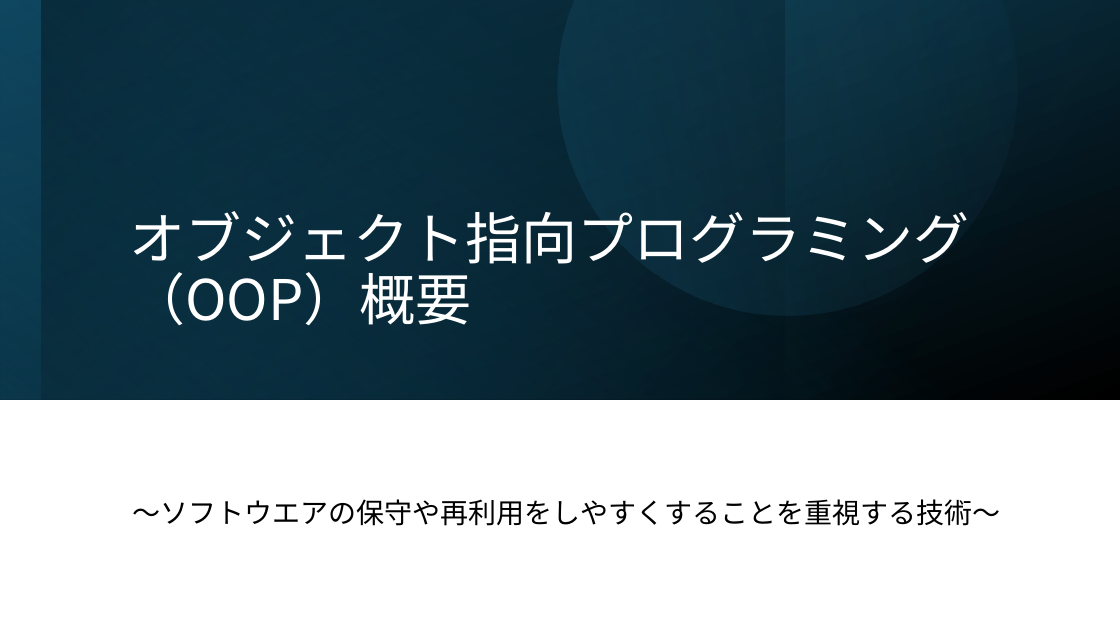
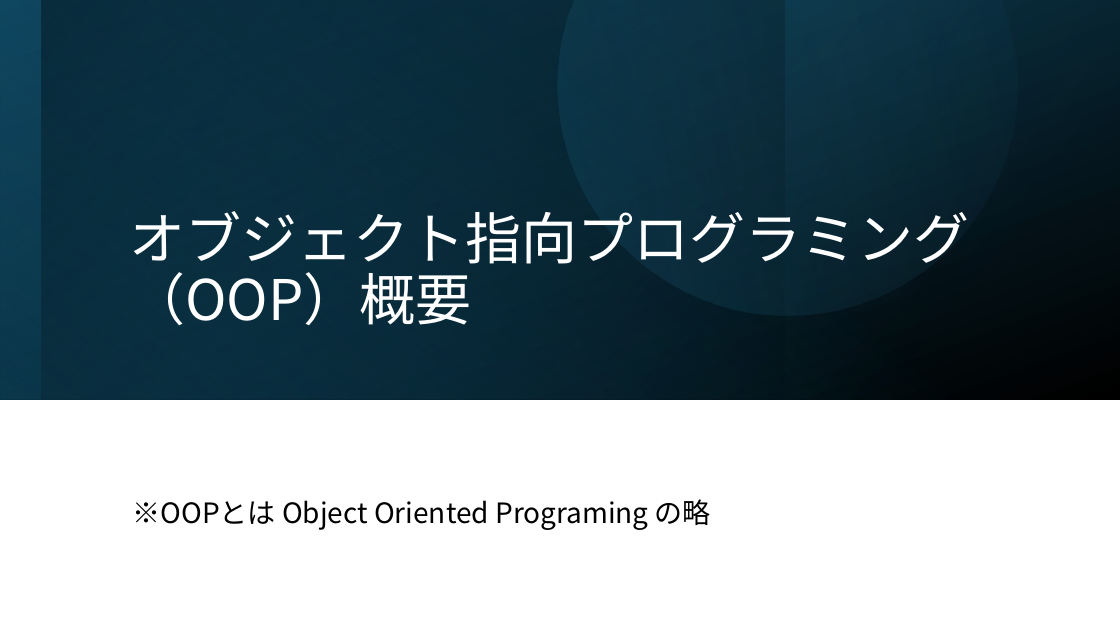
Before and after one commit to koga-miko/misc, a slide deck: slide 1 of java-report/OOP概要.pptx. Drawn at 1120x630 pixels with LibreOffice and Linux fonts; fonts in the diff are those of the drawing. Boxes give left, top, right and bottom in pixels: in the first picture for what was removed or moved away, otherwise in the second. Text is boxed around its words. In the diff, an @@ line names an element or a change of style, - is before the commit and + after.

```diff
--- a/java-report/OOP概要.pptx
+++ b/java-report/OOP概要.pptx
@@ subtitle at (132,499,711,530): text changed @@
-～ソフトウエアの保守や再利用をしやすくすることを重視する技術～
+※OOPとは Object Oriented Programing の略
```
Also in this commit, not shown: 2 other slides changed, 3 slides added, 1 other file.
